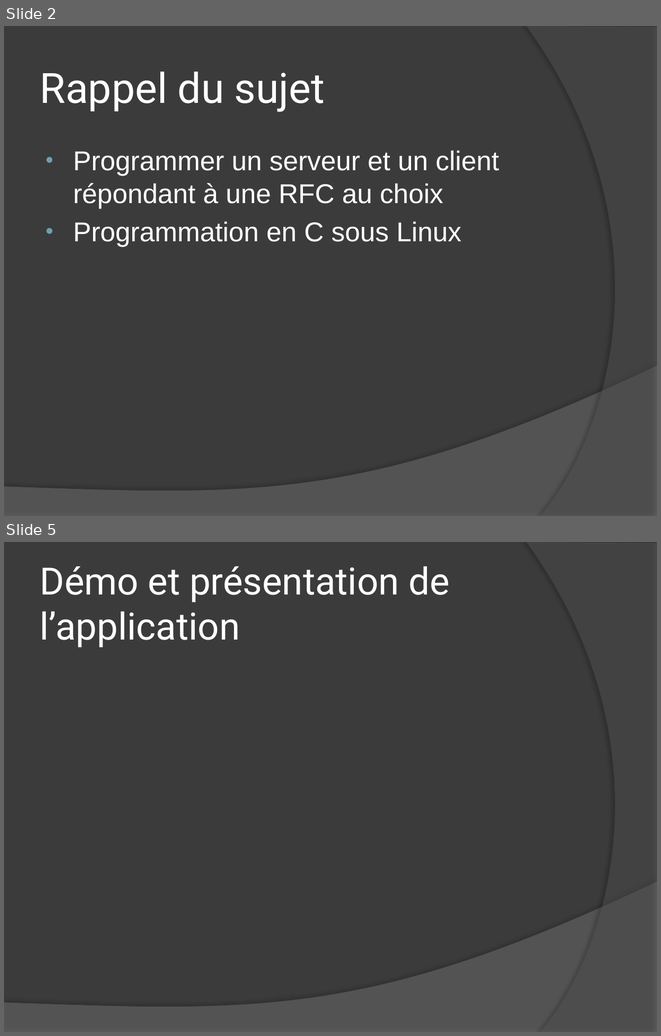
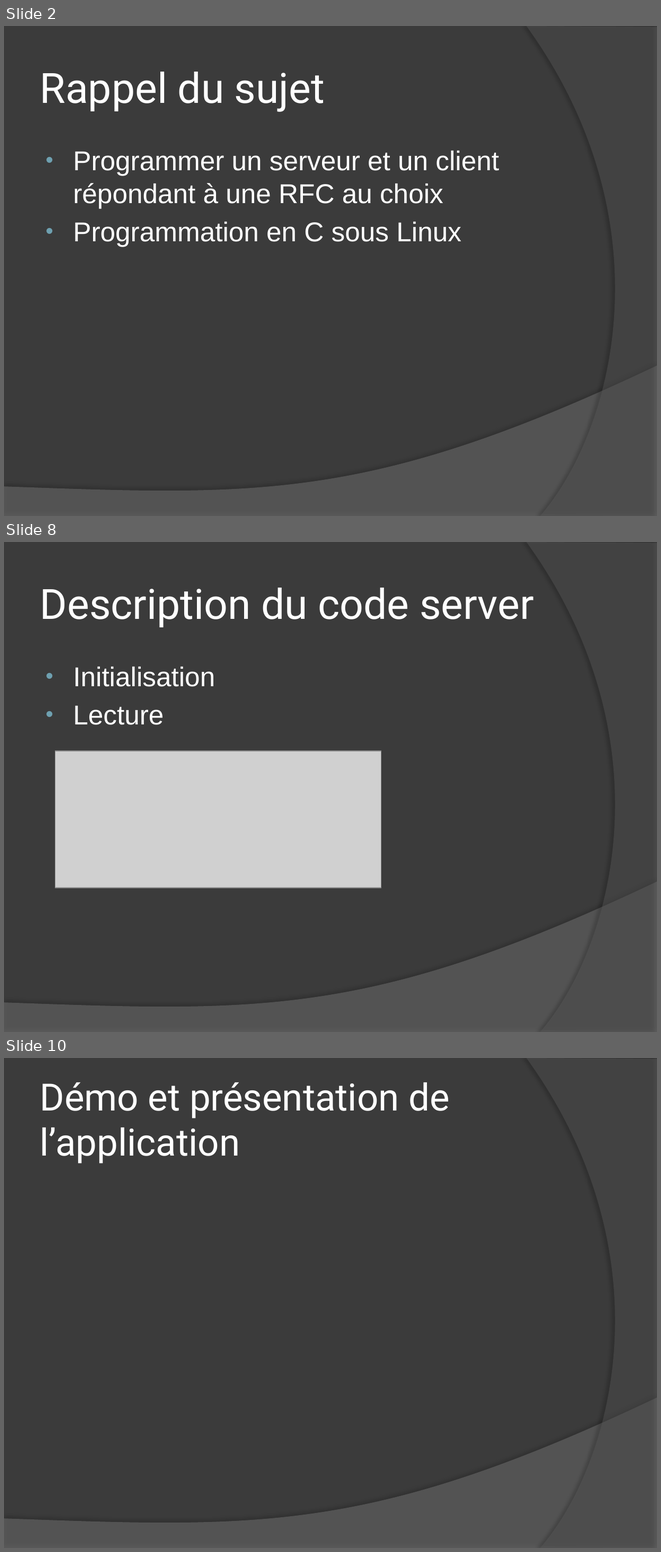
Before and after one commit to antoineludwig/Projet-Reseau, a slide deck: document/PresentationReseau.pptx. Shown one above the other, each under a label of ours: slides 2 and 5 before the commit, slides 2, 8 and 10 after it; the slides between them are not shown. The pictures are 661x1036 and 661x1552 pixels, drawn with LibreOffice and Linux fonts; fonts in the diff are those of the drawing; grey boxes stand for pictures. Boxes give left, top, right and bottom in pixels: in the first picture for what was removed or moved away, otherwise in the second. Text is boxed around its words. In the diff, an @@ line names an element or a change of style, - is before the commit and + after.

```diff
--- a/document/PresentationReseau.pptx
+++ b/document/PresentationReseau.pptx
@@ slide 8 added at [4, 542, 657, 1032], background #3B3B3B; not listed: 2 template elements that a slide beside it also shows @@
@@ title added at [40, 588, 534, 627], 46 pt, text #FFFFFF @@
+Description du code server
@@ text added at [73, 667, 215, 725], 30 pt, text #FFFFFF @@
+• Initialisation
+• Lecture
@@ picture added at [55, 751, 381, 888] @@
@@ what was slide 5 is now slide 10 @@
```
Also in this commit, not shown: 2 slides changed, 4 other slides added.
